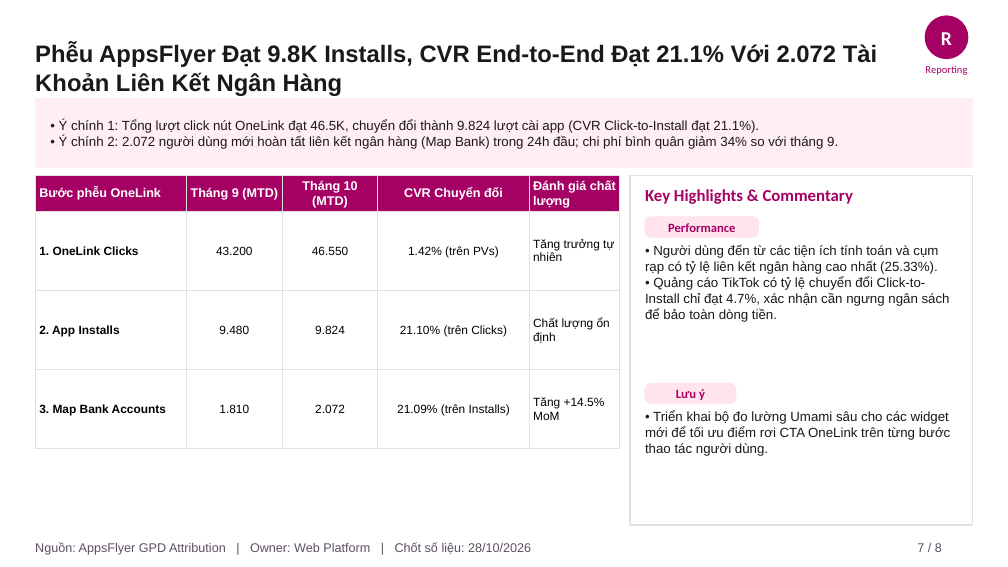
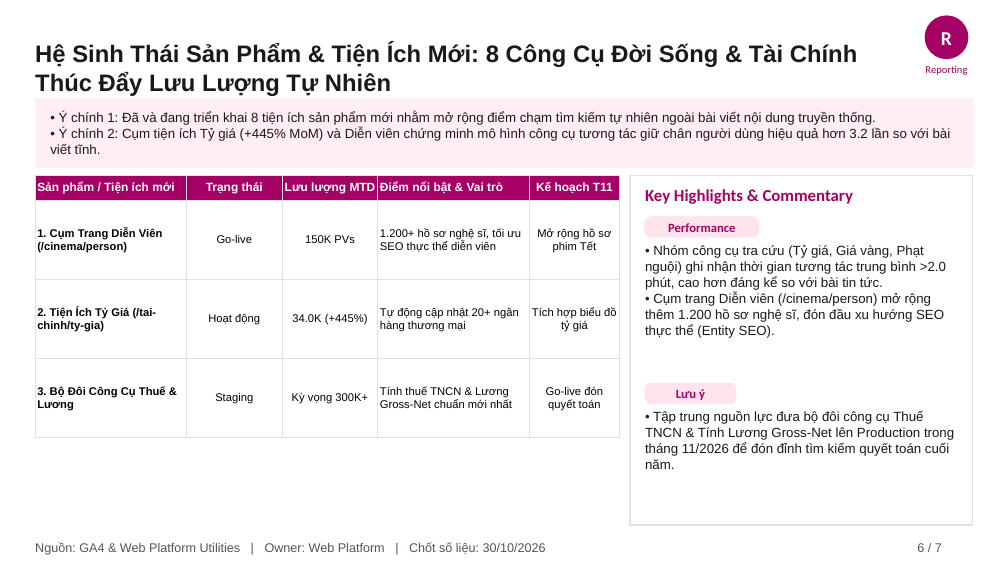
Before and after one commit to vanhien26/hienho-knowledgebase, a slide deck: slide 6 of 07_REPORTS/docs/presentations/Web_Platform_Thang_10_2026_Monthly_Report.pptx (slide 7 before the commit). Drawn at 1008x567 pixels with LibreOffice and Linux fonts; fonts in the diff are those of the drawing. Boxes give left, top, right and bottom in pixels: in the first picture for what was removed or moved away, otherwise in the second. Text is boxed around its words. In the diff, an @@ line names an element or a change of style, - is before the commit and + after.

```diff
--- a/07_REPORTS/docs/presentations/Web_Platform_Thang_10_2026_Monthly_Report.pptx
+++ b/07_REPORTS/docs/presentations/Web_Platform_Thang_10_2026_Monthly_Report.pptx
@@ text at bbox=[35, 43, 857, 96]: text changed @@
-Phễu AppsFlyer Đạt 9.8K Installs, CVR End-to-End Đạt 21.1% Với 2.072 Tài Khoản Liên Kết Ngân Hàng
+Hệ Sinh Thái Sản Phẩm & Tiện Ích Mới: 8 Công Cụ Đời Sống & Tài Chính Thúc Đẩy Lưu Lượng Tự Nhiên
@@ text at bbox=[50, 111, 951, 154]: text changed @@
-• Ý chính 1: Tổng lượt click nút OneLink đạt 46.5K, chuyển đổi thành 9.824 lượt cài app (CVR Click-to-Install đạt 21.1%).
-• Ý chính 2: 2.072 người dùng mới hoàn tất liên kết ngân hàng (Map Bank) trong 24h đầu; chi phí bình quân giảm 34% so với tháng 9.
+• Ý chính 1: Đã và đang triển khai 8 tiện ích sản phẩm mới nhằm mở rộng điểm chạm tìm kiếm tự nhiên ngoài bài viết nội dung truyền thống.
+• Ý chính 2: Cụm tiện ích Tỷ giá (+445% MoM) và Diễn viên chứng minh mô hình công cụ tương tác giữ chân người dùng hiệu quả hơn 3.2 lần so với bài viết tĩnh.
@@ table at bbox=[35, 175, 620, 464] @@
-row 1: Bước phễu OneLink | Tháng 9 (MTD) | Tháng 10 (MTD) | CVR Chuyển đổi | Đánh giá chất lượng
+row 1: Sản phẩm / Tiện ích mới | Trạng thái | Lưu lượng MTD | Điểm nổi bật & Vai trò | Kế hoạch T11
-row 2: 1. OneLink Clicks | 43.200 | 46.550 | 1.42% (trên PVs) | Tăng trưởng tự nhiên
+row 2: 1. Cụm Trang Diễn Viên (/cinema/person) | Go-live | 150K PVs | 1.200+ hồ sơ nghệ sĩ, tối ưu SEO thực thể diễn viên | Mở rộng hồ sơ phim Tết
-row 3: 2. App Installs | 9.480 | 9.824 | 21.10% (trên Clicks) | Chất lượng ổn định
+row 3: 2. Tiện Ích Tỷ Giá (/tai-chinh/ty-gia) | Hoạt động | 34.0K (+445%) | Tự động cập nhật 20+ ngân hàng thương mại | Tích hợp biểu đồ tỷ giá
-row 4: 3. Map Bank Accounts | 1.810 | 2.072 | 21.09% (trên Installs) | Tăng +14.5% MoM
+row 4: 3. Bộ Đôi Công Cụ Thuế & Lương | Staging | Kỳ vọng 300K+ | Tính thuế TNCN & Lương Gross-Net chuẩn mới nhất | Go-live đón quyết toán
@@ text at bbox=[645, 245, 946, 338]: text changed @@
-• Người dùng đến từ các tiện ích tính toán và cụm rạp có tỷ lệ liên kết ngân hàng cao nhất (25.33%).
-• Quảng cáo TikTok có tỷ lệ chuyển đổi Click-to-Install chỉ đạt 4.7%, xác nhận cần ngưng ngân sách để bảo toàn dòng tiền.
+• Nhóm công cụ tra cứu (Tỷ giá, Giá vàng, Phạt nguội) ghi nhận thời gian tương tác trung bình >2.0 phút, cao hơn đáng kể so với bài tin tức.
+• Cụm trang Diễn viên (/cinema/person) mở rộng thêm 1.200 hồ sơ nghệ sĩ, đón đầu xu hướng SEO thực thể (Entity SEO).
@@ text at bbox=[645, 411, 954, 469]: text changed @@
-• Triển khai bộ đo lường Umami sâu cho các widget mới để tối ưu điểm rơi CTA OneLink trên từng bước thao tác người dùng.
+• Tập trung nguồn lực đưa bộ đôi công cụ Thuế TNCN & Tính Lương Gross-Net lên Production trong tháng 11/2026 để đón đỉnh tìm kiếm quyết toán cuối năm.
@@ text at bbox=[35, 542, 546, 555]: text changed @@
-Nguồn: AppsFlyer GPD Attribution | Owner: Web Platform | Chốt số liệu: 28/10/2026
+Nguồn: GA4 & Web Platform Utilities | Owner: Web Platform | Chốt số liệu: 30/10/2026
@@ text at bbox=[917, 543, 942, 552]: text changed @@
-7 / 8
+6 / 7
```
Also in this commit, not shown: 6 other slides changed, 1 slide removed, 5 other files.
